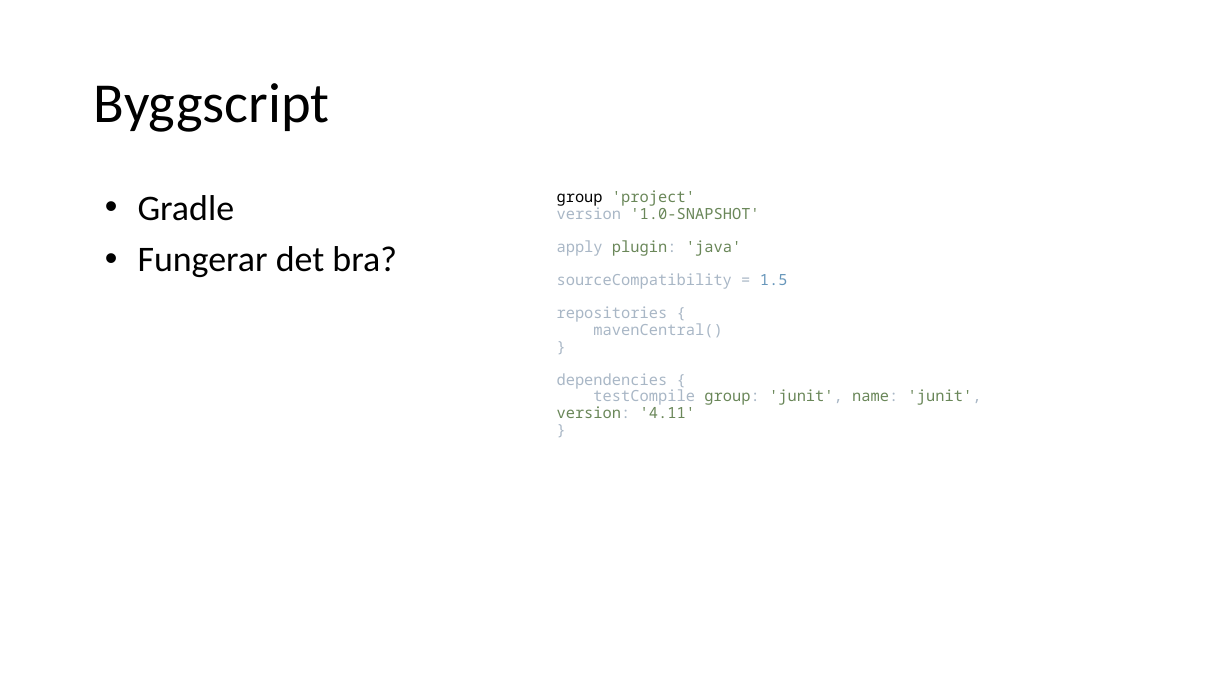
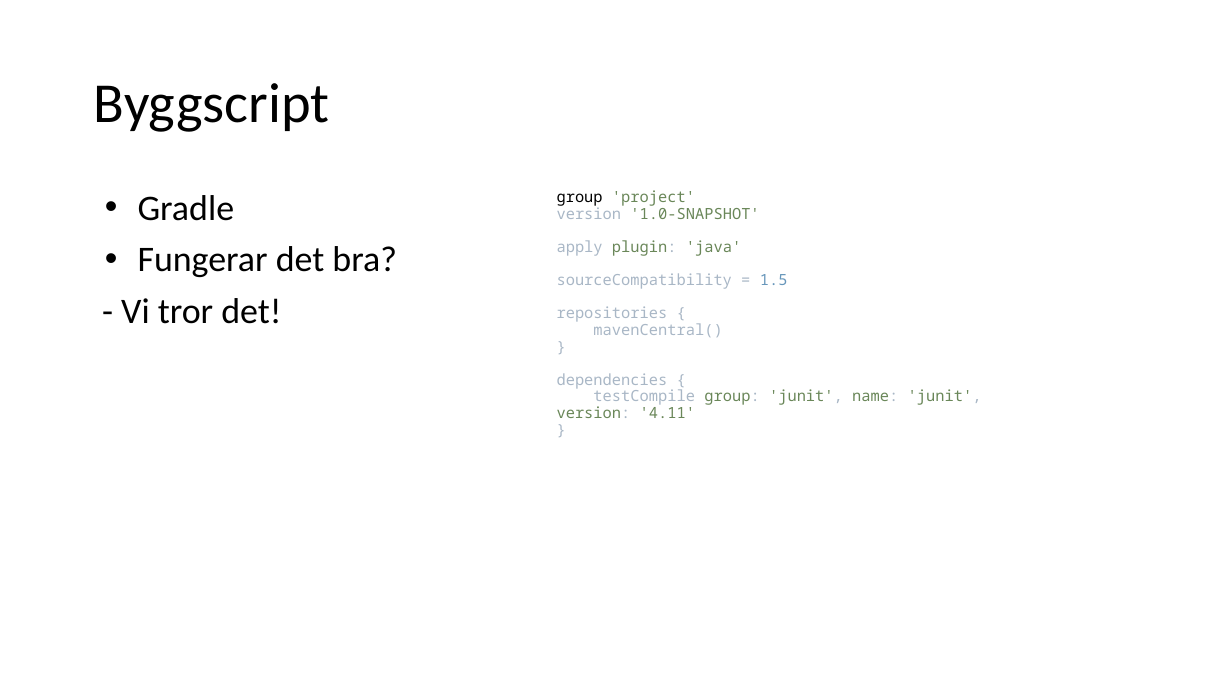
Before and after one commit to Pontussand/INTE2016Project, a slide deck: slide 4 of reports/red1.odp. Drawn at 1232x693 pixels with LibreOffice and Linux fonts; fonts in the diff are those of the drawing. Boxes give left, top, right and bottom in pixels: in the first picture for what was removed or moved away, otherwise in the second. Text is boxed around its words. In the diff, an @@ line names an element or a change of style, - is before the commit and + after.

```diff
--- a/reports/red1.odp
+++ b/reports/red1.odp
@@ text at box(121, 298, 281, 324): paragraph added @@
+- Vi tror det!
```
Also in this commit, not shown: 3 other slides changed, 1 other file.
